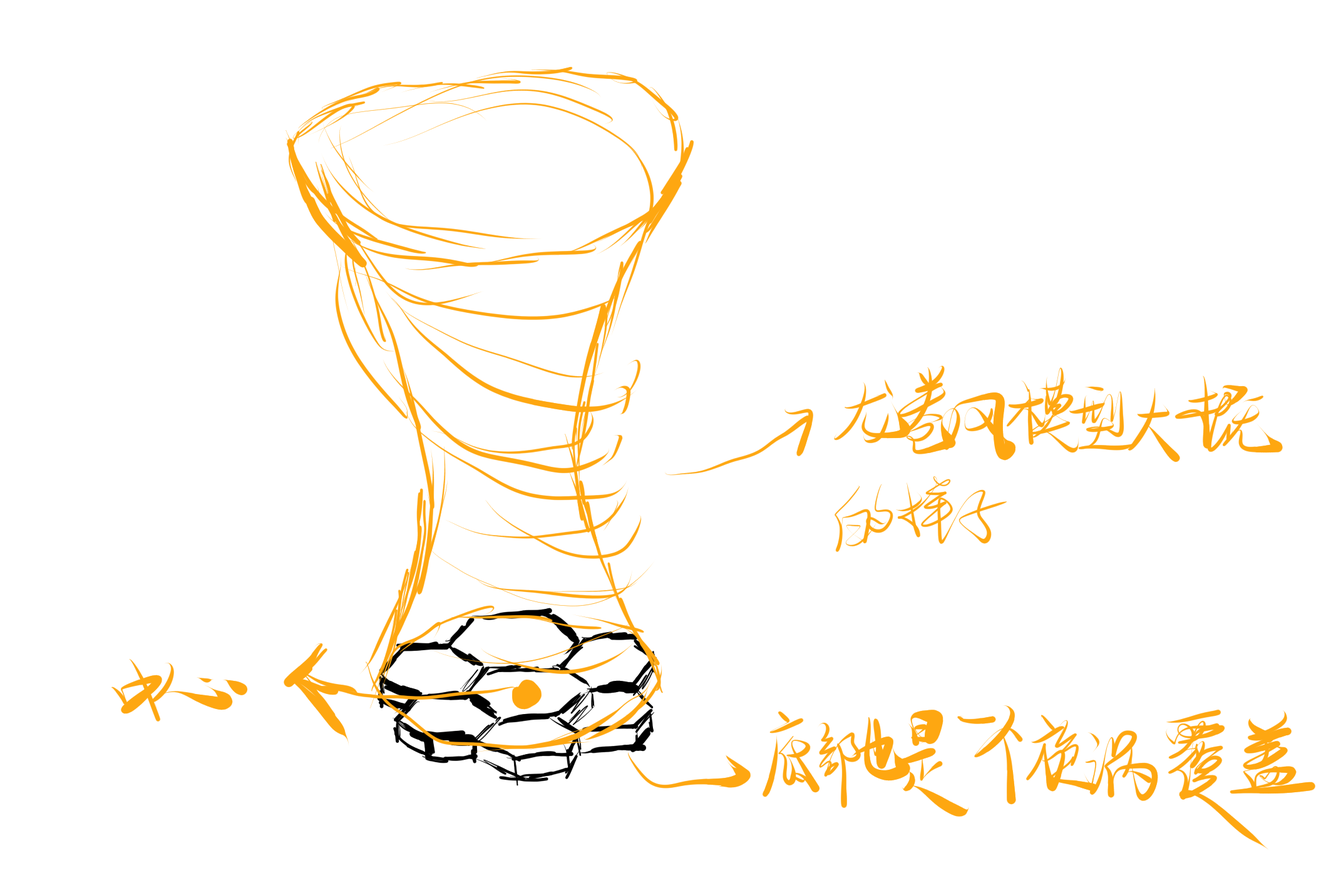
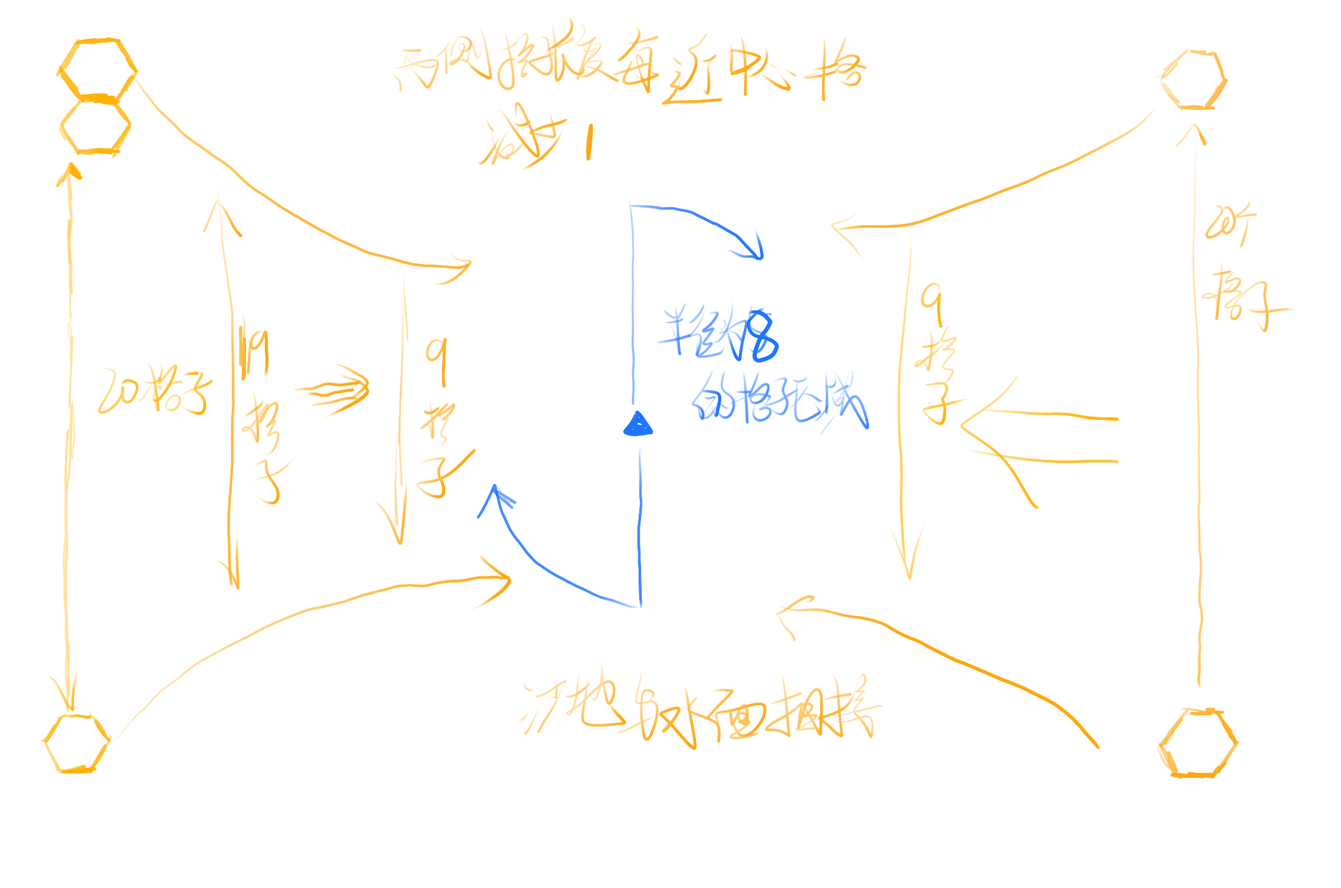
Two versions of the same layered image (1341 x 888). Layer-by-layer changes:
pixels changed over [38, 17, 1316, 851] (layer not identified)
